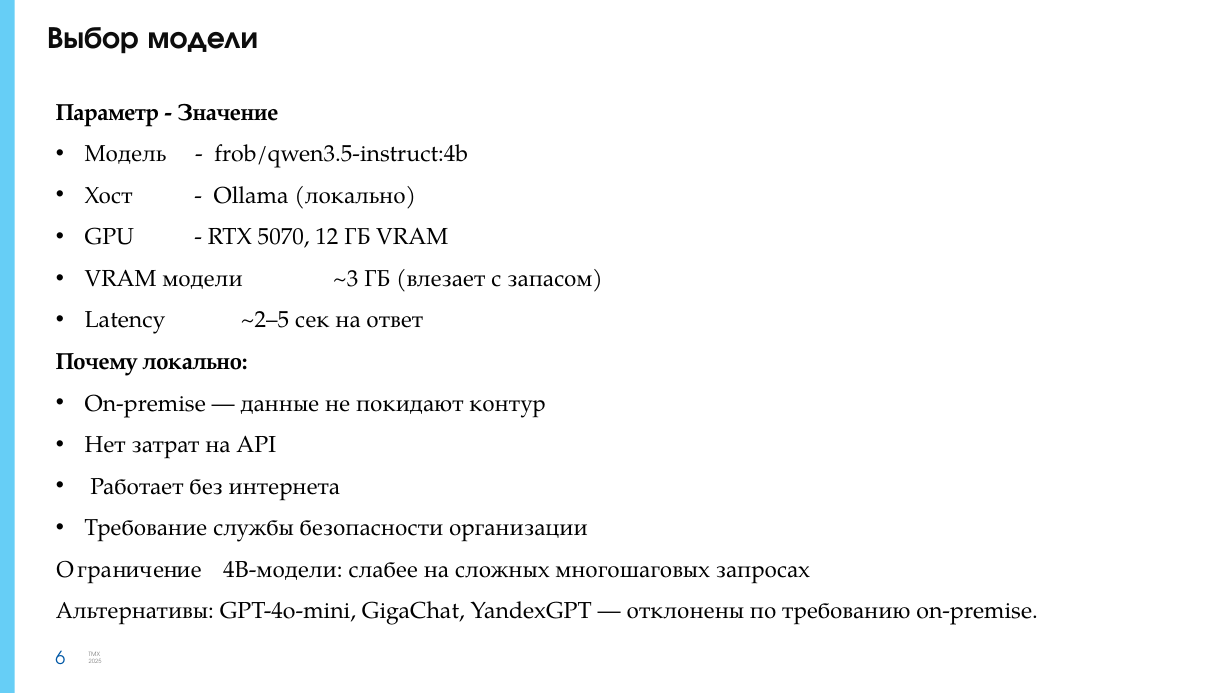
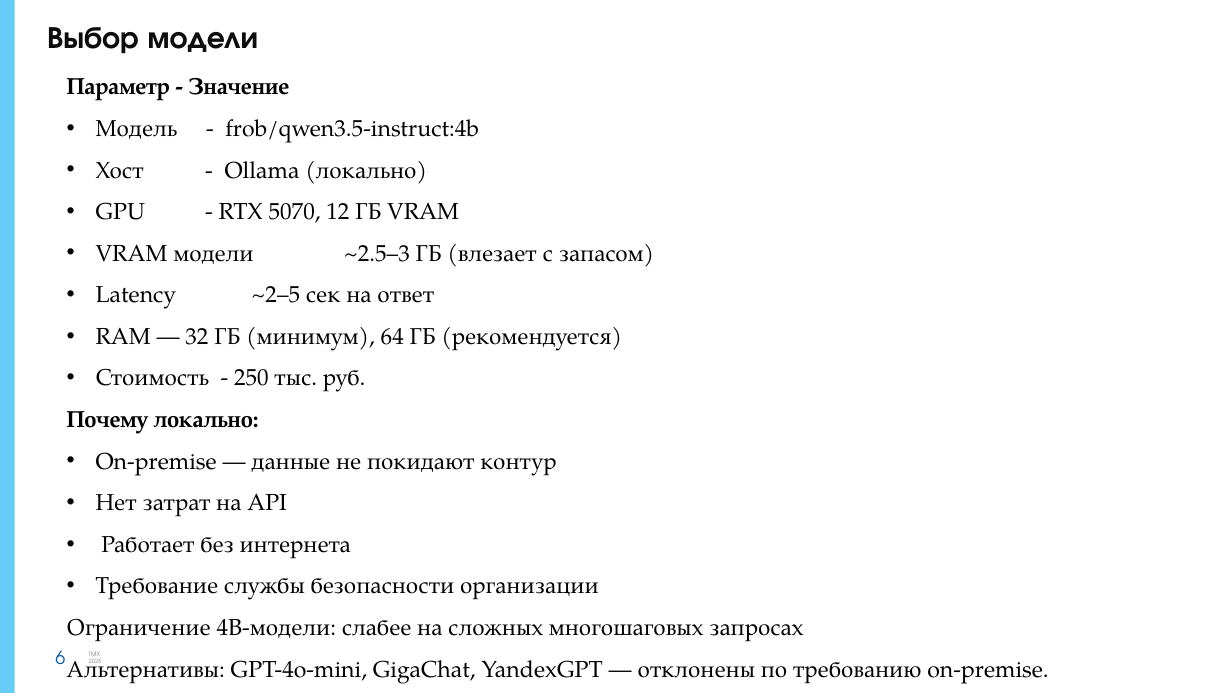
Before and after one commit to ssdanilenko-glitch/II_assistant_final, a slide deck: slide 6 of docs/presentation.pptx. Drawn at 1232x693 pixels with LibreOffice and Linux fonts; fonts in the diff are those of the drawing; background and template pictures are left out. Boxes give left, top, right and bottom in pixels: in the first picture for what was removed or moved away, otherwise in the second. Text is boxed around its words. In the diff, an @@ line names an element or a change of style, - is before the commit and + after.

```diff
--- a/docs/presentation.pptx
+++ b/docs/presentation.pptx
@@ text "Параметр - Значение": place and size @@
-text "Параметр - Значение" at (56,103,1037,625)
+text "Параметр - Значение" at (67,77,1048,684)
@@ text at (96,244,644,264): text changed @@
-• VRAM модели ~3 ГБ (влезает с запасом)
+• VRAM модели ~2.5–3 ГБ (влезает с запасом)
@@ text at (96,328,612,391): paragraphs added @@
+• RAM — 32 ГБ (минимум), 64 ГБ (рекомендуется)
+• Стоимость - 250 тыс. руб.
@@ text at (67,618,803,641): text changed @@
-❌ Ограничение 4B-модели: слабее на сложных многошаговых запросах
+Ограничение 4B-модели: слабее на сложных многошаговых запросах
```
Also in this commit, not shown: 9 other slides changed, 1 slide added, 1 slide removed, 37 other files.
